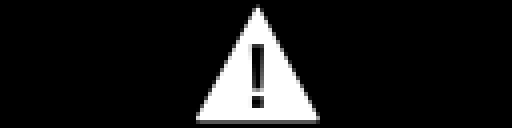
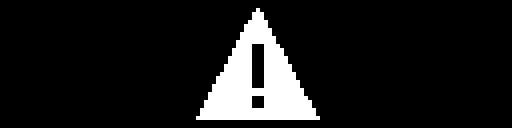
The second 512 x 128 image is a revision of the first. Changes to its layers:
painted on "warning-sharp.svg" over [196, 4, 320, 124]
